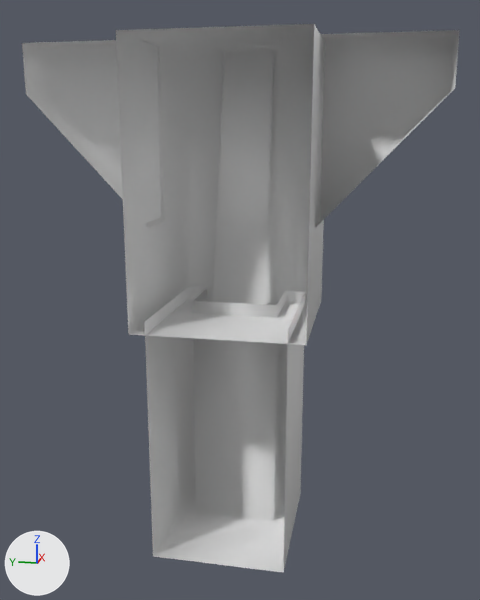
Renders of the FBX model Boucucle/Assets/Art/Blocks/Cosmetics/Block_Beam_Cend_Short.fbx from each side of a commit.
Both versions are drawn from a 50 mm lens placed at (-0.01856, -0.00205, 0.0012), pointed at (-0.00801, 0.00006, -0.00144). Every picture has the same lights, and +X, +Y and +Z are marked at lower left. Where no turn or scale is listed for an object, it has been applied to the vertices.

The first picture shows 'Block_Beam_Cend_Short'.
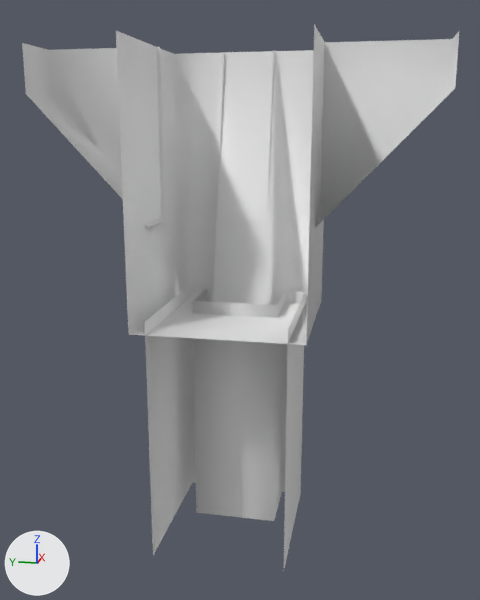
The newer file is also turned or shifted as a whole; pictures and numbers use the older file's frame.

Edits to the bpy script that builds the scene:
```text
Change me_block_beam_cend_short:
    used by ob_block_beam_cend_short; location = (-0.00004, 0.0, 0.0)
    verts and faces of me_block_beam_cend_short; kept vertices keep their numbers, new ones are numbered from 58
    before: 4 (-0.00839, -0.003, 0.0025) at pixel (452, 38), 5 (-0.00919, -0.003, 0.0025) at pixel (459, 30), 6 (-0.00919, 0.003, 0.0025) at pixel (22, 42), 7 (-0.00839, 0.003, 0.0025) at pixel (48, 49), 8 (-0.00919, -0.0012, 0.0025)
    before: 9 (-0.00919, 0.0012, 0.0025) at pixel (141, 39), 12 (-0.00839, 0.0012, 0.0025) at pixel (159, 46), 13 (-0.00839, -0.0012, 0.0025), 20 (-0.00753, -0.00125, 0.0025), 21 (-0.01003, -0.00125, 0.0025) at pixel (314, 23)
    before: 22 (-0.01003, 0.00125, 0.0025) at pixel (115, 30), 23 (-0.00753, 0.00125, 0.0025) at pixel (173, 53), 24 (-0.00753, 0.00042, 0.0025) at pixel (223, 52), 25 (-0.00753, -0.00042, 0.0025) at pixel (275, 51), 52 (-0.00579, 0.0004, 0.0025)
    before: 53 (-0.00579, -0.0004, 0.0025), 54 (-0.00759, 0.0004, 0.0025) at pixel (223, 51), 56 (-0.00759, -0.0004, 0.0025) at pixel (273, 50)
    remove me_block_beam_cend_short.from_pydata(...)  # 58 vertices, 42 faces; spans x -0.01004..-0.00579, y -0.003..0.003, z -0.005..0.0025
    add me_block_beam_cend_short.from_pydata(...)  # 52 vertices, 29 faces; spans x -0.01004..-0.00579, y -0.003..0.003, z -0.005..0.0025
    me_block_beam_cend_short part 1
    add delete_vertices([8, 9])  # with the faces that use them
    add delete_faces([(22, 24, 23), (20, 25, 21), (21, 25, 24, 22), (52, 54, 56, 53)])
    me_block_beam_cend_short part 2
    4 vertices are removed from x -0.00873, y -0.001..0.001, z -0.005..-0.0013
    9 faces are deleted
    2 new faces join them
```

What differs and where, as boxes [x1, y1, x2, y2] in the pictures (480 x 600 px):
'Block_Beam_Cend_Short', reshaped
    before: [22, 24, 460, 573]
    after: [22, 24, 460, 568]
part 1 of me_block_beam_cend_short, deleted
    before: [24, 24, 459, 54]
part 2 of me_block_beam_cend_short, cut back
    before: [145, 287, 305, 573]
    after: [145, 287, 305, 568]
